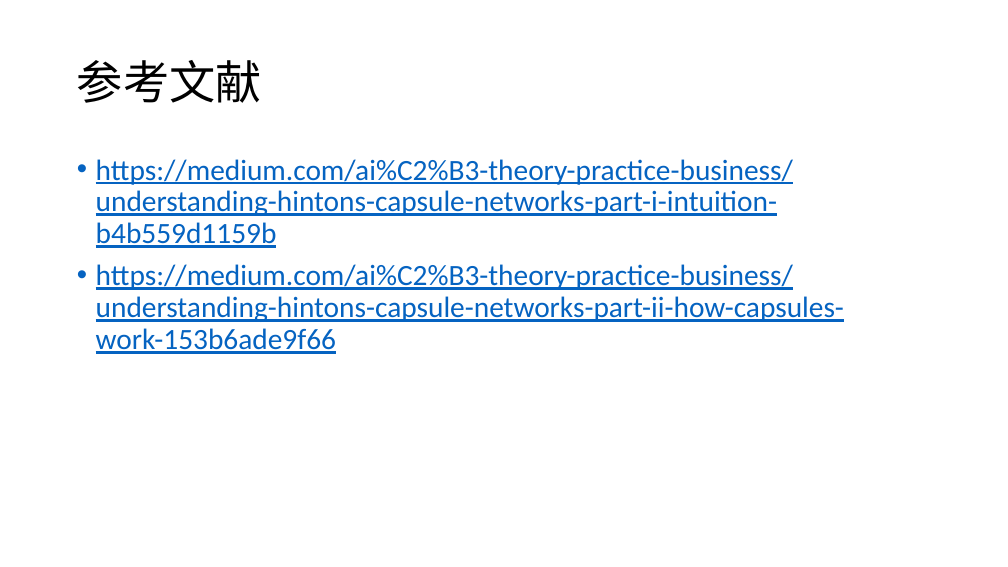
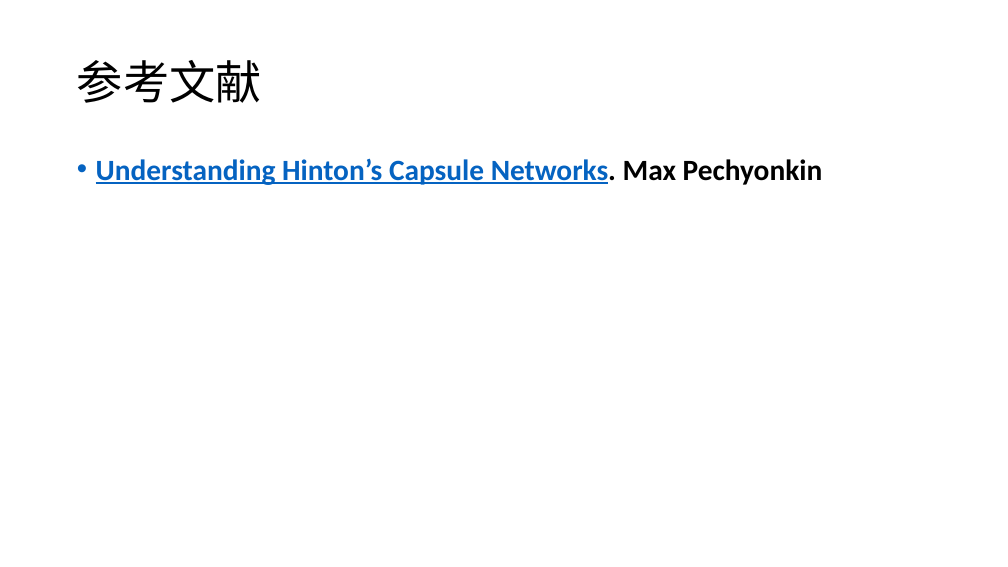
Before and after one commit to foamliu/Learning-DL, a slide deck: slide 10 of capsnet/CapsNet.pptx. Drawn at 1008x567 pixels with LibreOffice and Linux fonts; fonts in the diff are those of the drawing. Boxes give left, top, right and bottom in pixels: in the first picture for what was removed or moved away, otherwise in the second. Text is boxed around its words. In the diff, an @@ line names an element or a change of style, - is before the commit and + after.

Commit message:
update reference

```diff
--- a/capsnet/CapsNet.pptx
+++ b/capsnet/CapsNet.pptx
@@ text at [96, 158, 823, 185]: text changed; bold on @@
-• https://medium.com/ai%C2%B3-theory-practice-business/understanding-hintons-capsule-networks-part-i-intuition-b4b559d1159b
-• https://medium.com/ai%C2%B3-theory-practice-business/understanding-hintons-capsule-networks-part-ii-how-capsules-work-153b6ade9f66
+• Understanding Hinton’s Capsule Networks. Max Pechyonkin
```
